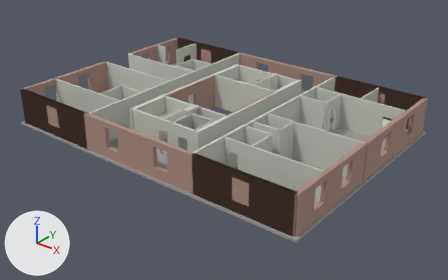
What one commit did to the glTF model game/assets/building/floor_05.glb.
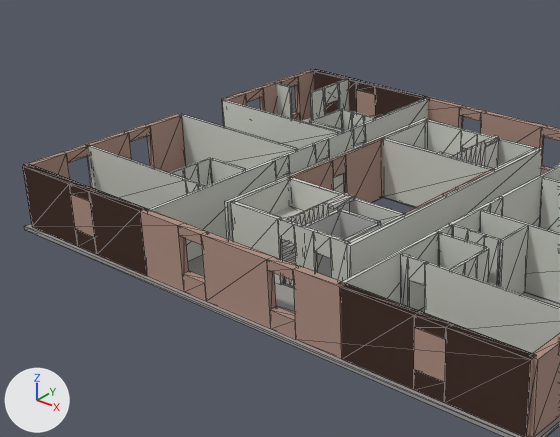
The first picture shows the older version from a 50 mm camera at (30.2, -37.3, 34.8) aimed at (0.9, -0.7, 12.1). The close-ups show the older and then the newer version on the part from 2% to 69% of the width and 0% to 84% of the height of that picture. Only the edits that show in the close-ups are written down. Arrows for +X, +Y and +Z are at lower left; the lights stay in place. The close-ups show mesh edges as thin lines. Objects named as collision shapes, trigger or cutter boxes, shadow casters or lower levels of detail are left out. Vertices at exactly the same position are counted once.

The scene before the commit, as lines of its bpy script (objects in view):
```python
me_f05_furniture_col = bpy.data.meshes.new('F05_furniture-col')
me_f05_furniture_col.from_pydata(...)  # 136 vertices, 204 faces; spans x -13.3..12.6, y -9.2..9.2, z 12.8..14.2
me_f05_furniture_col.materials.append(mat_m_trim)  # white #edebe3
me_f05_walls_col = bpy.data.meshes.new('F05_walls-col')
me_f05_walls_col.from_pydata(...)  # 472 vertices, 816 faces; spans x -13.6..13.6, y -9.6..9.6, z 12.8..15.8
me_f05_walls_col.materials.append(mat_m_plaster)  # light grey #ced1c8
me_f05_walls_conc_col = bpy.data.meshes.new('F05_walls_conc-col')
me_f05_walls_conc_col.from_pydata(...)  # a box spanning x 0.76..0.94, y -6.75..-4.55, z 12.8..15.82; a box spanning x 2.91..3.09, y -6.75..-4.55, z 12.8..15.82; a box spanning x 0.85..3.0, y -4.64..-4.46, z 12.8..15.82
me_f05_walls_conc_col.materials.append(mat_m_concrete)  # grey #b8b8b6
ob_f05_furniture_col = bpy.data.objects.new('F05_furniture-col', me_f05_furniture_col)
ob_f05_furniture_col.location = (0.0, 0.0, 0.0)
ob_f05_walls_col = bpy.data.objects.new('F05_walls-col', me_f05_walls_col)
ob_f05_walls_col.location = (0.0, 0.0, 0.0)
ob_f05_walls_conc_col = bpy.data.objects.new('F05_walls_conc-col', me_f05_walls_conc_col)
ob_f05_walls_conc_col.location = (0.0, 0.0, 0.0)
# also in view: 'F05_slabs-col' at (0.0, 0.0, 12.7); 'F05_walls_brick-col' at (0.0, 0.0, 14.3); 'F05_stairs' at (-1.1, 0.0, 14.4)
```
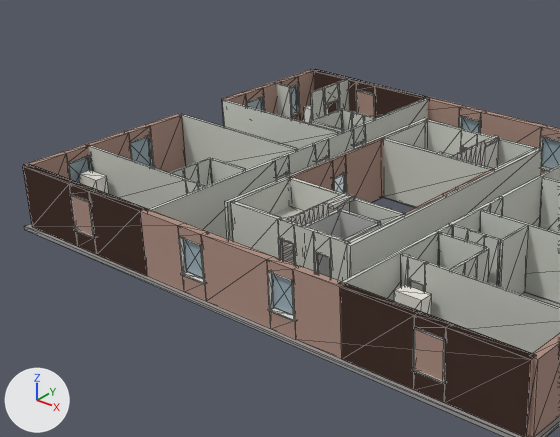
What the commit changed:
Material 'M_glassish' (mat_m_glassish) is new.
Its base color is (0.35, 0.45, 0.5) (grey #a0b3bc).
Its roughness is 0.12.
me_f05_furniture_col is used by ob_f05_furniture_col; location (0.0, 0.0, 0.0).
me_f05_furniture_col had 136 vertices, 204 faces and spanned x -13.3..12.6, y -9.2..9.2, z 12.8..14.2.
me_f05_furniture_col now has 296 vertices, 456 faces and spans x -13.3..12.6, y -9.2..9.2, z 12.8..14.8.
me_f05_furniture_col part 1: a new loose piece, a box spanning x -13.25..-11.95, y -7.2..-6.58, z 12.8..14.75, in mat_m_trim (white #edebe3).
me_f05_furniture_col part 2: a new loose piece, a box spanning x -11.68..-11.06, y 6.7..8.0, z 12.8..14.75, in mat_m_trim (white #edebe3).
me_f05_furniture_col part 3: a new loose piece, a box spanning x 5.91..7.21, y -7.2..-6.58, z 12.8..14.75, in mat_m_trim (white #edebe3).
Other edits to the shape of me_f05_furniture_col do not show in these pictures.
Mesh me_f05_glazing_col is new.
It has 144 vertices, 216 faces and spans x -13.7..13.7, y -9.7..9.7, z 13.7..15.3.
It uses material mat_m_glassish (grey #a0b3bc).
Mesh me_f05_trim is new.
It has 864 vertices, 1512 faces and spans x -13.9..13.9, y -9.9..9.9, z 12.8..15.4.
It uses material mat_m_trim (white #edebe3).
Object 'F05_glazing-col' (ob_f05_glazing_col) is new; it shows me_f05_glazing_col.
Its location is (0.0, 0.0, 0.0).
Object 'F05_trim' (ob_f05_trim) is new; it shows me_f05_trim.
Its location is (0.0, 0.0, 0.0).

Where the change shows, as pixel boxes (x1, y1, x2, y2) in the close-ups (560 x 437 px):
'F05_glazing-col', added (mostly hidden): after (69, 87, 560, 315)
'F05_trim', added: after (68, 84, 560, 384)
'F05_furniture-col', reshaped (mostly hidden): before (301, 117, 311, 123); after (79, 105, 432, 315)
part 1 of me_f05_furniture_col, added: after (79, 170, 109, 194)
part 2 of me_f05_furniture_col, added (mostly hidden): after (304, 105, 328, 123)
part 3 of me_f05_furniture_col, added: after (394, 285, 432, 315)
